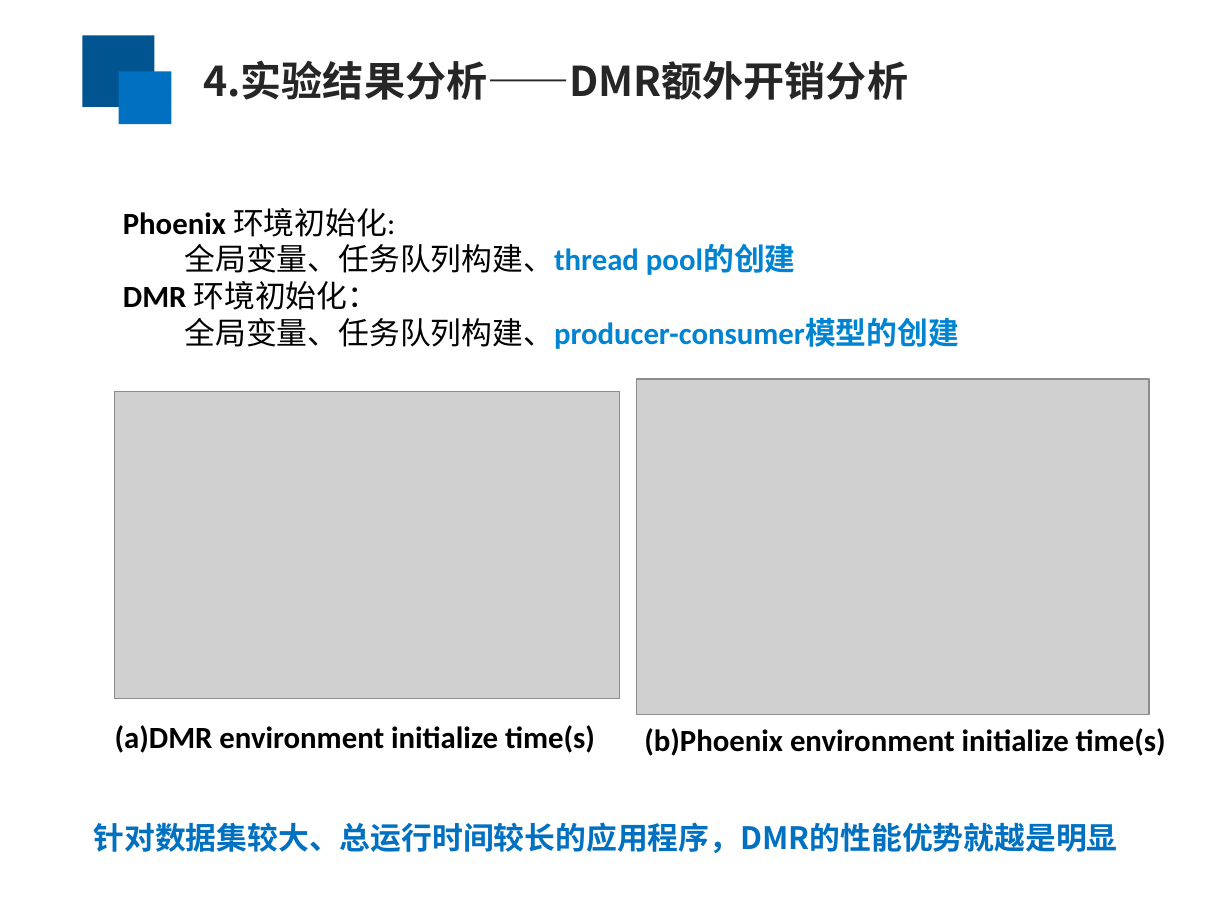
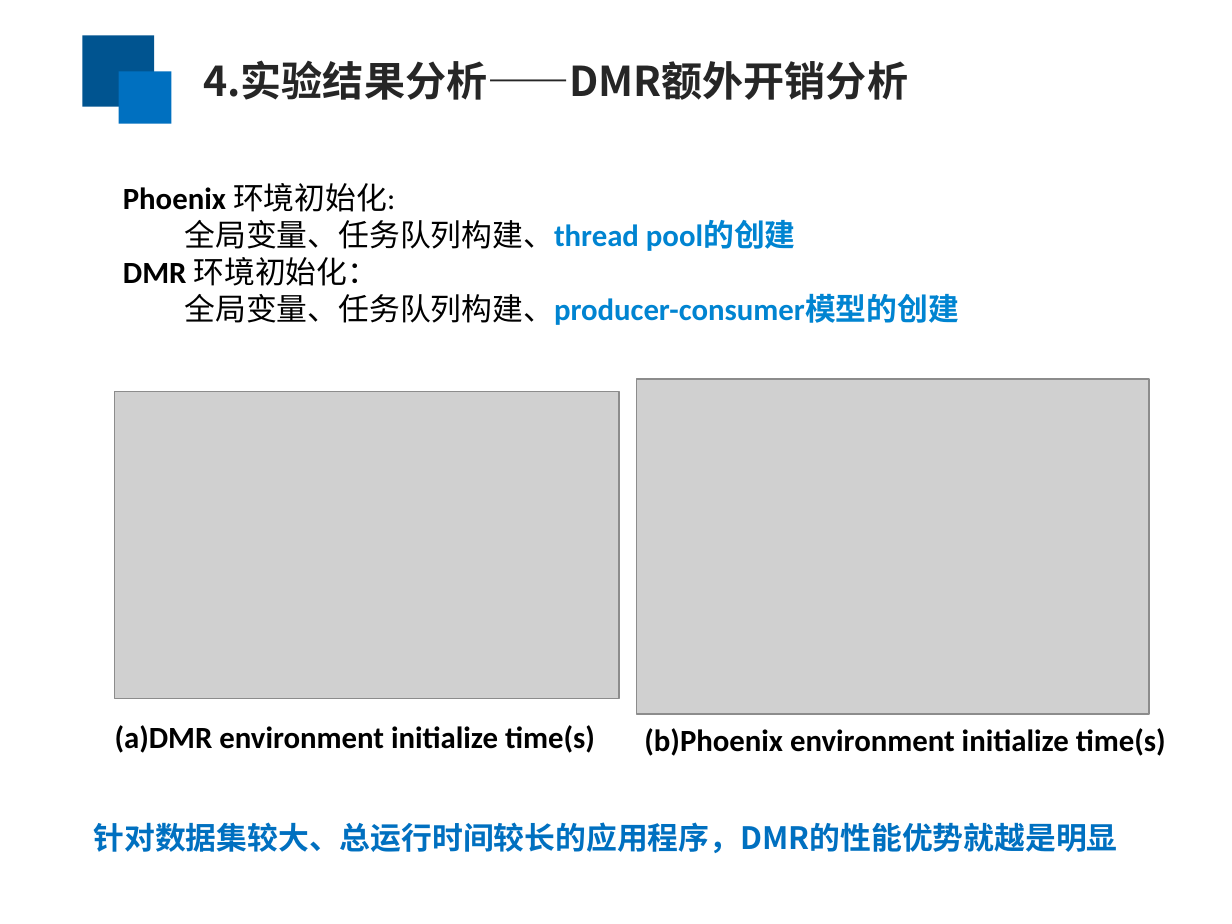
Before and after one commit to yufenyu/work, a slide deck: slide 14 of dmr_paper/paper/chinaSys-2016.ppt. Drawn at 1232x924 pixels with LibreOffice and Linux fonts; fonts in the diff are those of the drawing; grey boxes stand for pictures. Boxes give left, top, right and bottom in pixels: in the first picture for what was removed or moved away, otherwise in the second. Text is boxed around its words. In the diff, an @@ line names an element or a change of style, - is before the commit and + after.

```diff
--- a/dmr_paper/paper/chinaSys-2016.ppt
+++ b/dmr_paper/paper/chinaSys-2016.ppt
@@ text "Phoenix 环境初始化:": place and size @@
-text "Phoenix 环境初始化:" at (123,208,959,349)
+text "Phoenix 环境初始化:" at (123,183,959,325)
```
Also in this commit, not shown: 7 other slides changed.
